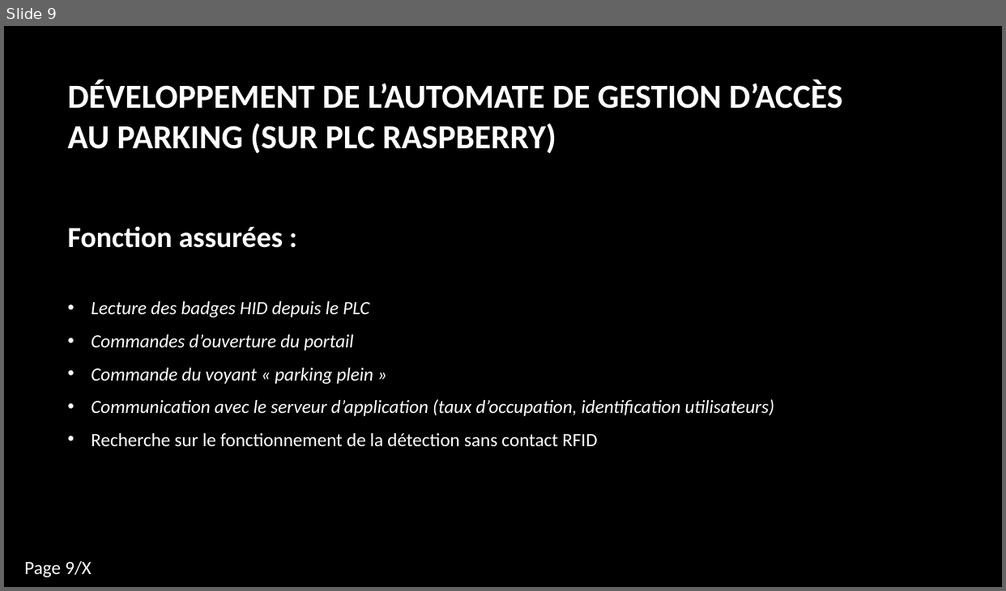
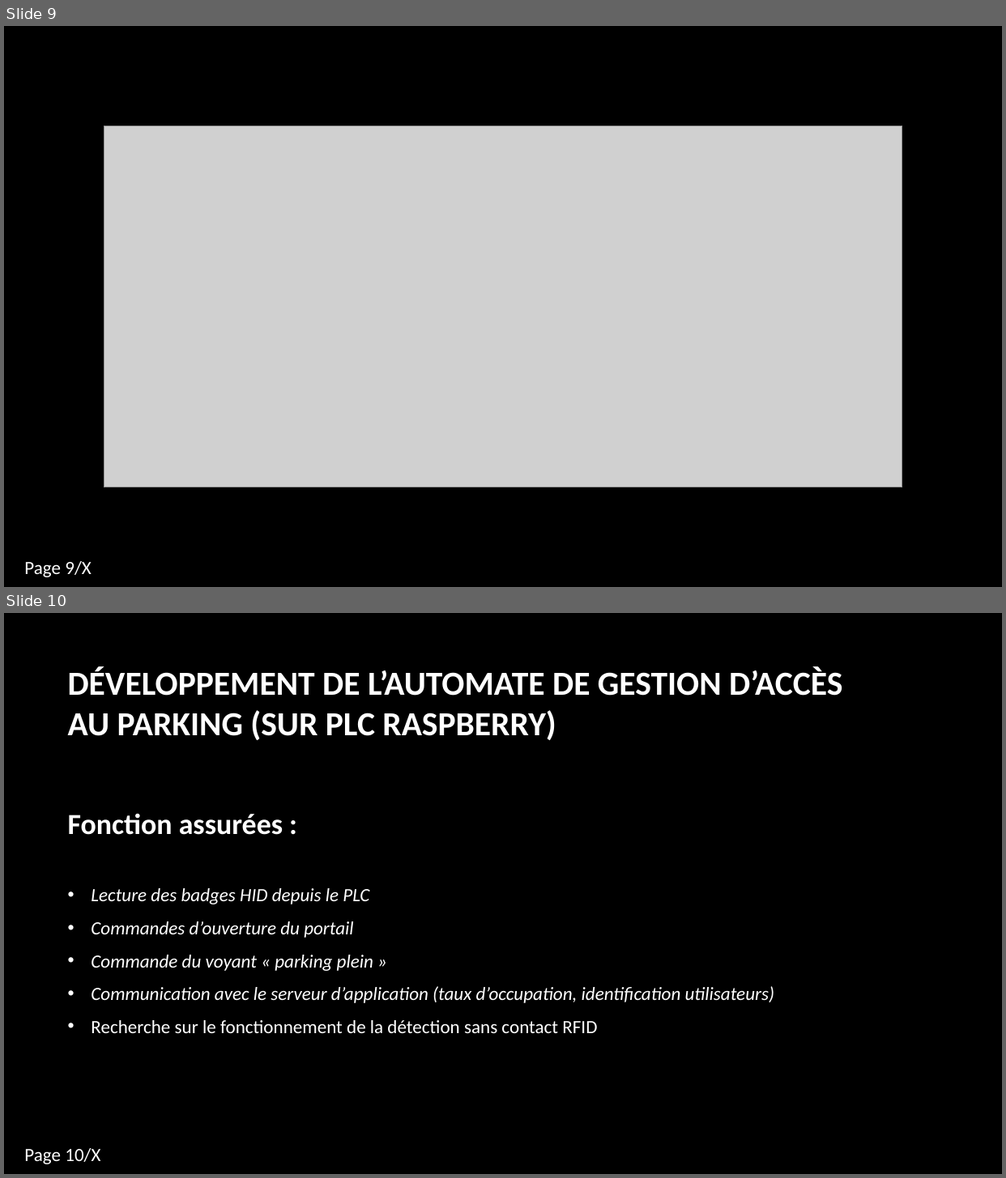
Before and after one commit to camillelahaut/SFL1-Parking-, a slide deck: Commun/Membres/Willy/Présentation revu de projet 2.pptx. Shown one above the other, each under a label of ours: slide 9 before the commit, slides 9 and 10 after it. The pictures are 1006x591 and 1006x1178 pixels, drawn with LibreOffice and Linux fonts; fonts in the diff are those of the drawing; grey boxes stand for pictures; background and template pictures are left out. Boxes give left, top, right and bottom in pixels: in the first picture for what was removed or moved away, otherwise in the second. Text is boxed around its words. In the diff, an @@ line names an element or a change of style, - is before the commit and + after.

```diff
--- a/Commun/Membres/Willy/Présentation revu de projet 2.pptx
+++ b/Commun/Membres/Willy/Présentation revu de projet 2.pptx
@@ slide 9 added at (4,26,1002,587), background picture (left out) @@
@@ picture added at (104,126,902,487) @@
@@ page number added at (24,561,91,578), 18 pt, text #FFFFFF @@
+Page 9/X
@@ what was slide 9 is now slide 10 @@
@@ page number at (24,1148,100,1165): text changed @@
-Page 9/X
+Page 10/X
```
Also in this commit, not shown: 1 slide changed, 2 other slides added, 1 slide removed, 1 other file.
